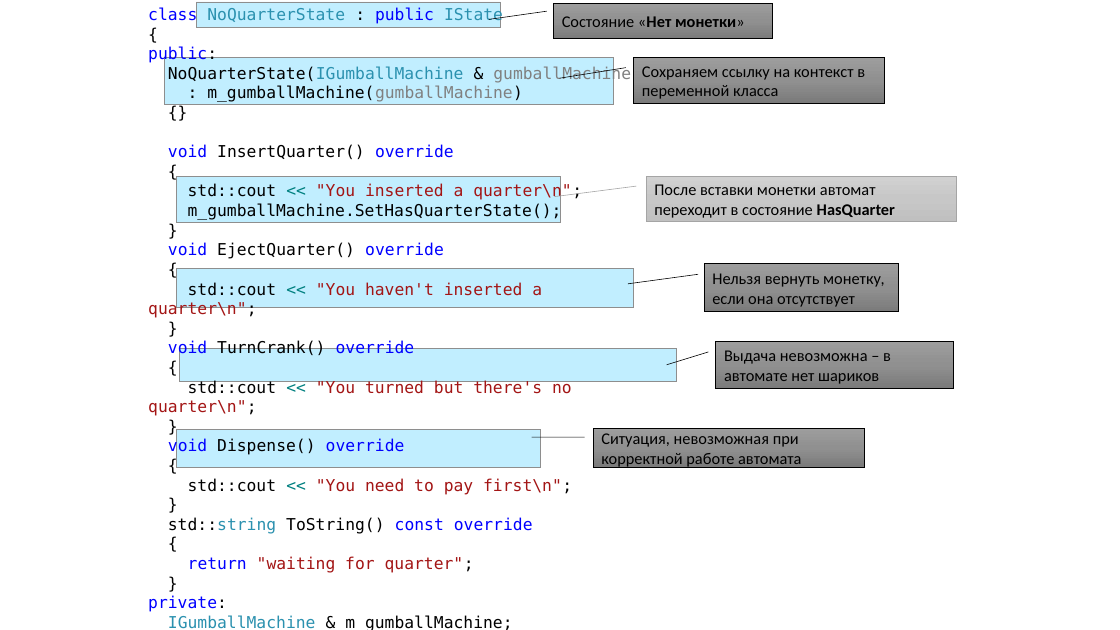
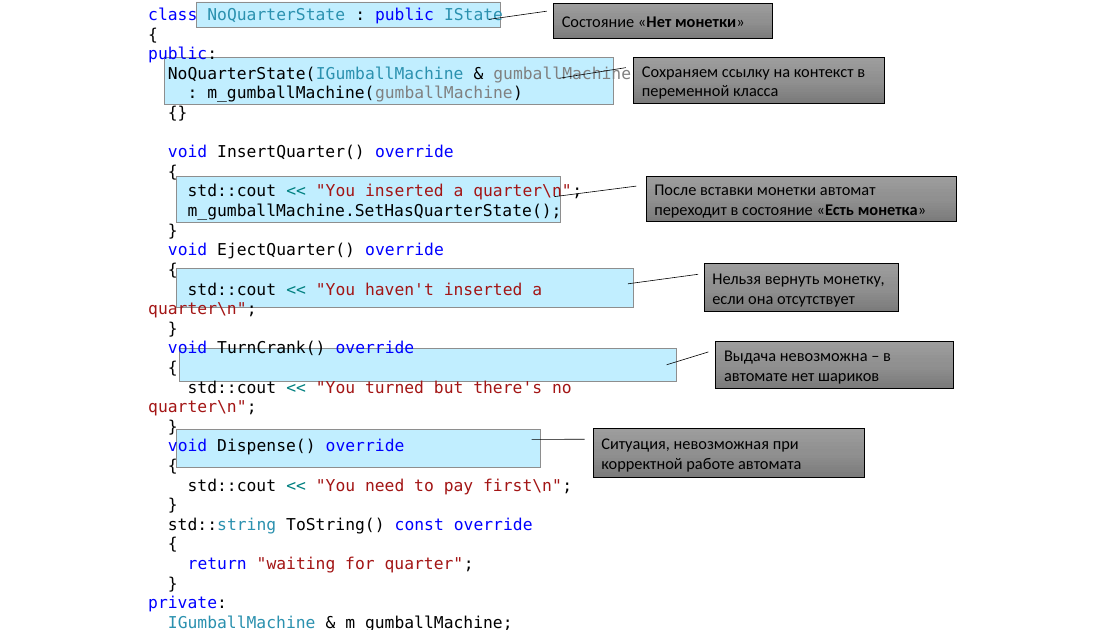
Before and after one commit to alexey-malov/ood, a slide deck: slide 20 of lectures/11.state/state.pptx (slide 18 before the commit). Drawn at 1120x630 pixels with LibreOffice and Linux fonts; fonts in the diff are those of the drawing. Boxes give left, top, right and bottom in pixels: in the first picture for what was removed or moved away, otherwise in the second. Text is boxed around its words. In the diff, an @@ line names an element or a change of style, - is before the commit and + after.

Commit message:
Обновил материалы по паттерну "Состояние"

```diff
--- a/lectures/11.state/state.pptx
+++ b/lectures/11.state/state.pptx
@@ border callout "После вставки монетки автомат переходит ..." at (x1=646, y1=176, x2=956, y2=222): fill gradient #D2D2D2 to #C8C8C8 to #C0C0C0 to gradient #9D9D9D to #909090 to #7C7C7C; outline #A5A5A5 0.5 pt to #000000 0.5 pt @@
@@ text in border callout at (x1=654, y1=184, x2=926, y2=218): text changed @@
-После вставки монетки автомат переходит в состояние HasQuarter
+После вставки монетки автомат переходит в состояние «Есть монетка»
@@ border callout "Ситуация, невозможная при корректной работе ..." resized from (x1=593, y1=429, x2=865, y2=467) to (x1=593, y1=429, x2=865, y2=477) @@
```
Also in this commit, not shown: 11 other slides changed, 7 slides added, 2 other files.
